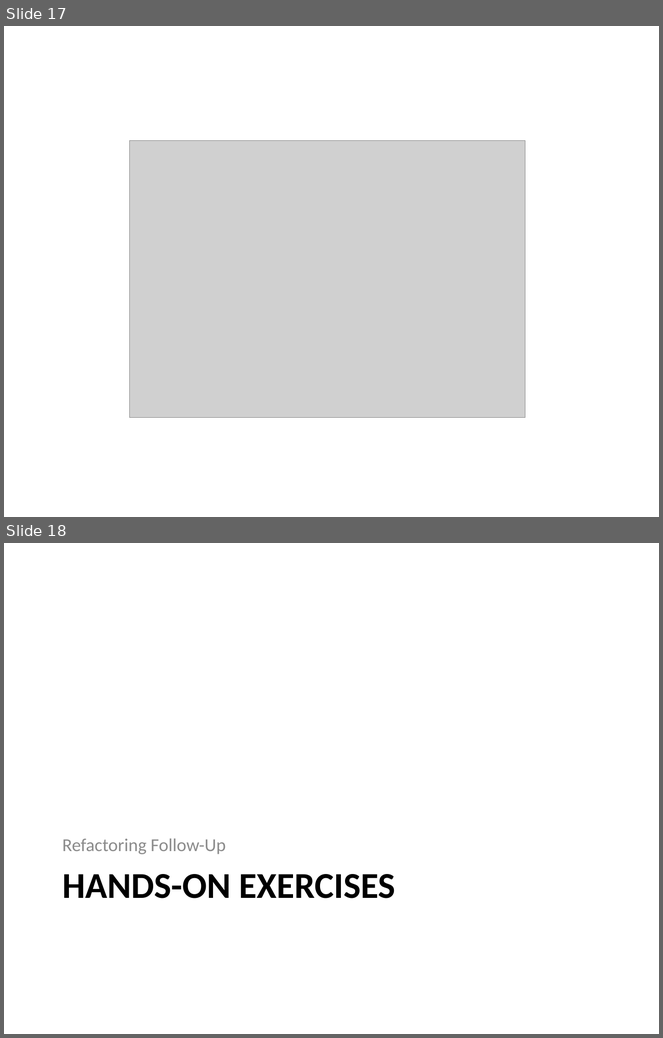
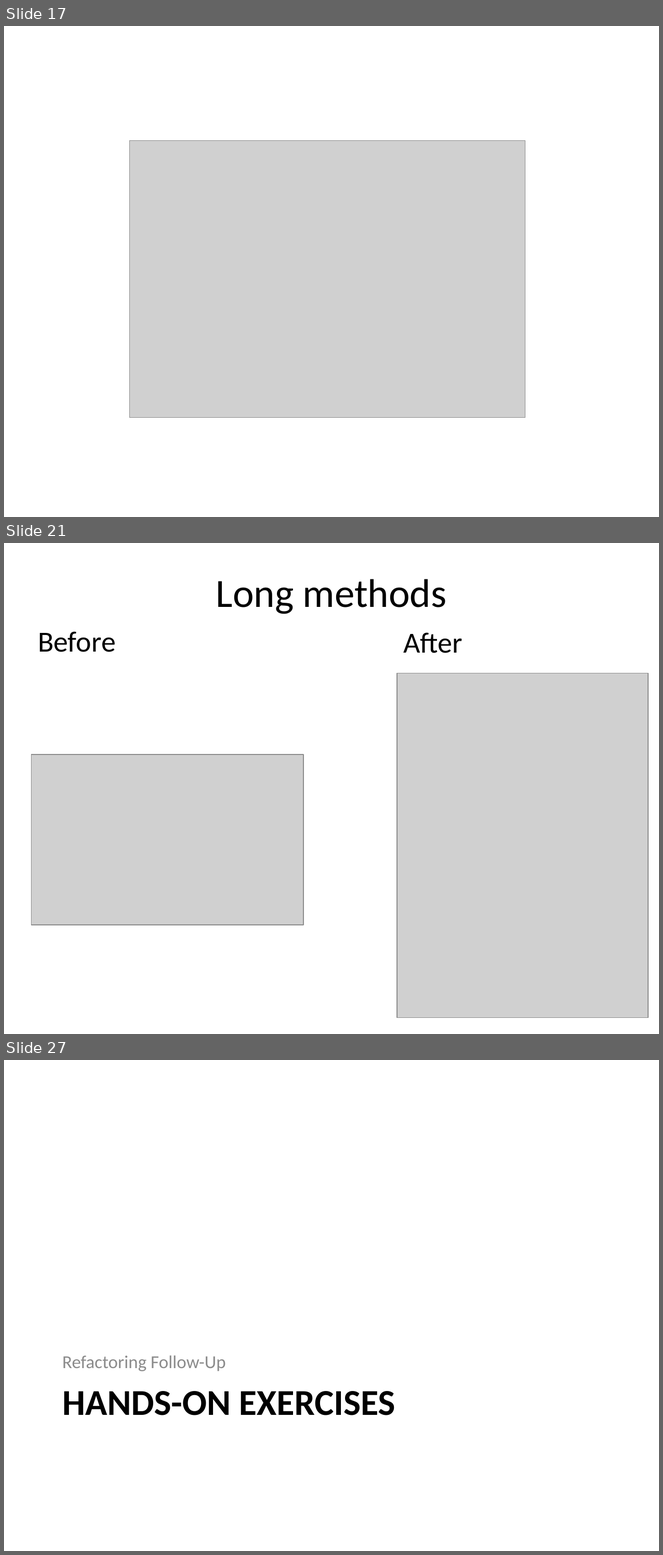
Before and after one commit to bkraitberg/refactoring-training-2.0, a slide deck: Docs/Refactoring-2.0.pptx. Shown one above the other, each under a label of ours: slides 17 and 18 before the commit, slides 17, 21 and 27 after it; the slides between them are not shown. The pictures are 663x1038 and 663x1555 pixels, drawn with LibreOffice and Linux fonts; fonts in the diff are those of the drawing; grey boxes stand for pictures. Boxes give left, top, right and bottom in pixels: in the first picture for what was removed or moved away, otherwise in the second. Text is boxed around its words. In the diff, an @@ line names an element or a change of style, - is before the commit and + after.

```diff
--- a/Docs/Refactoring-2.0.pptx
+++ b/Docs/Refactoring-2.0.pptx
@@ slide 21 added at box(4, 543, 659, 1034), background #FFFFFF @@
@@ title added at box(216, 579, 447, 614), 44 pt, text #000000 @@
+Long methods
@@ text added at box(38, 631, 116, 652), 32 pt, text #000000 @@
+Before
@@ text added at box(404, 632, 463, 653), 32 pt, text #000000 @@
+After
@@ picture added at box(397, 674, 648, 1018) @@
@@ picture added at box(32, 755, 304, 925) @@
@@ what was slide 18 is now slide 27 @@
```
Also in this commit, not shown: 1 slide changed, 8 other slides added.
